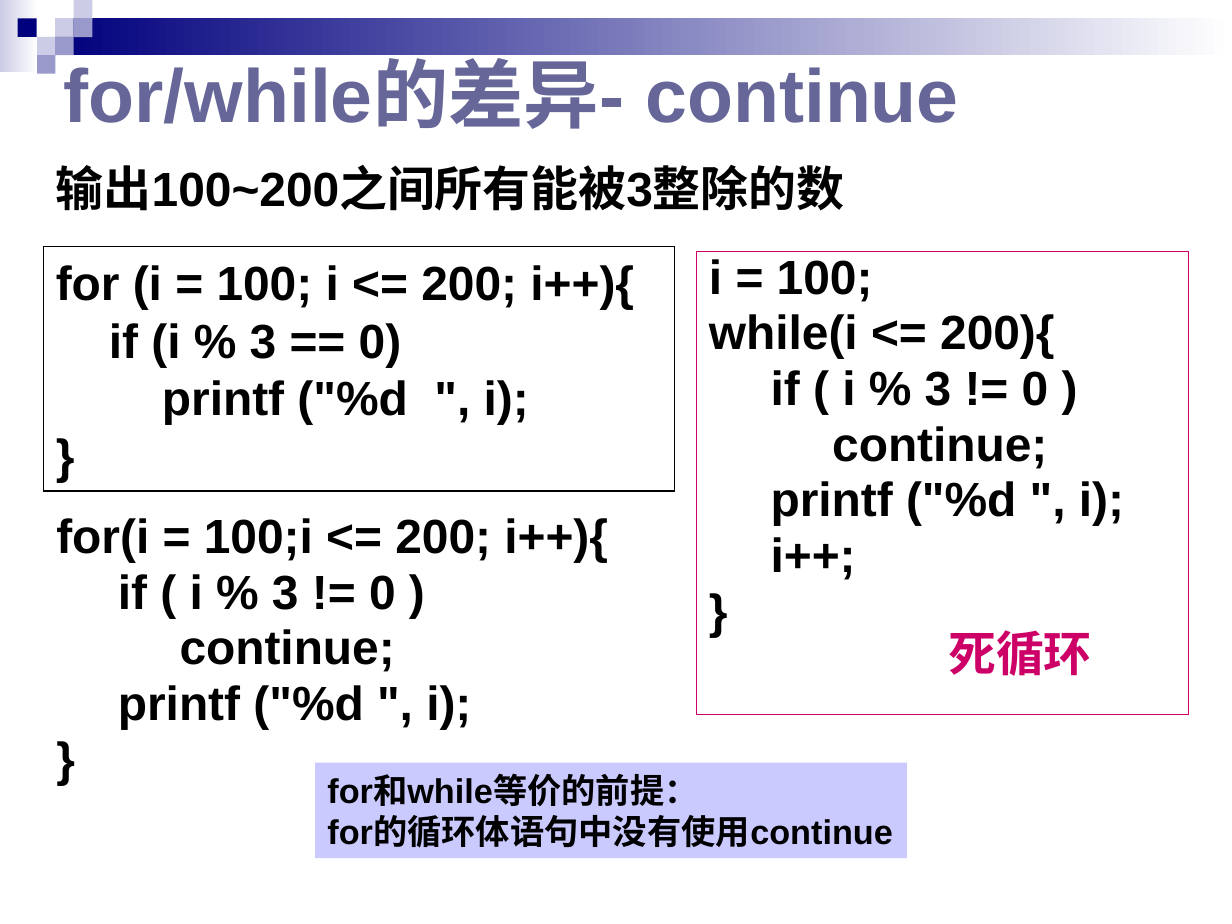
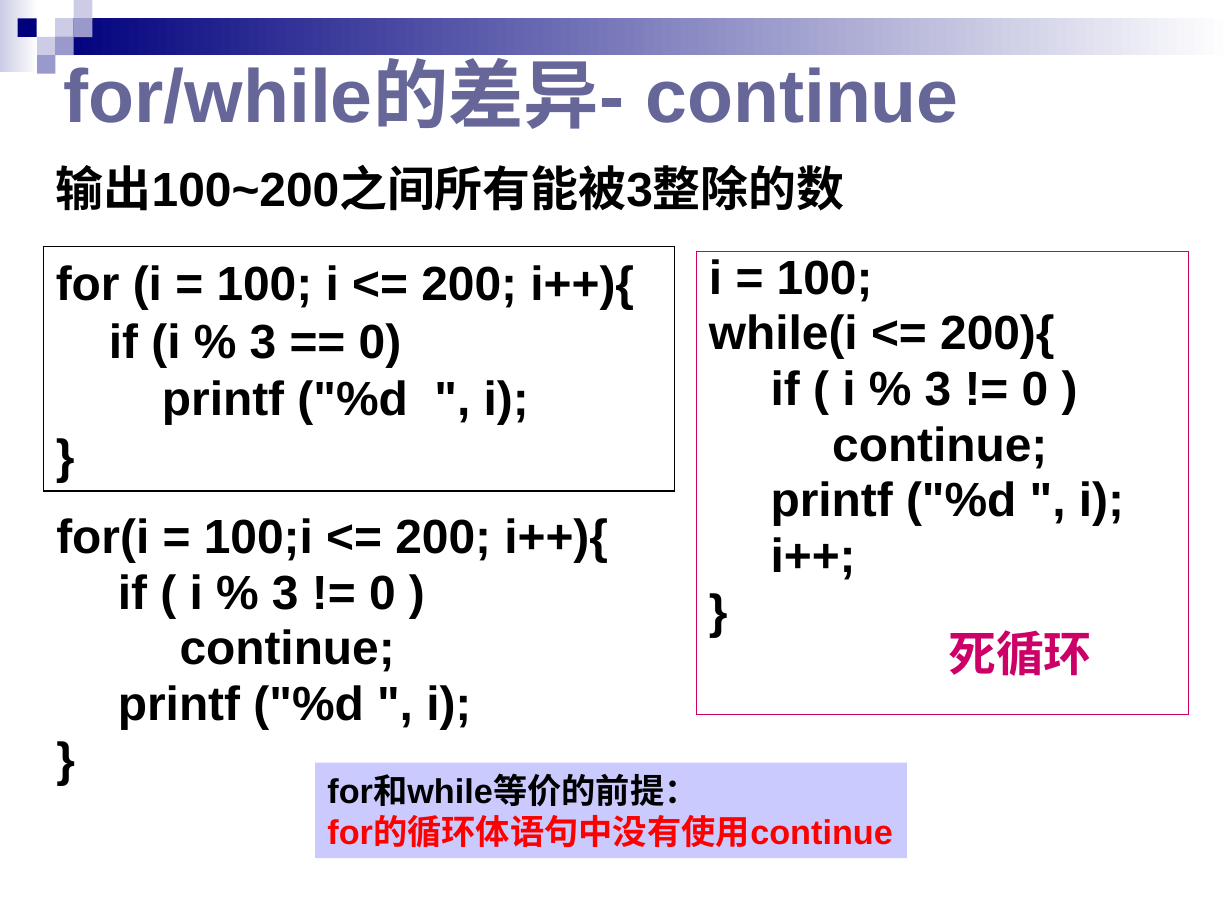
Before and after one commit to BruceY-rgb/sixingyangteaching-mkdocs, a slide deck: slide 29 of day4/chap04循环结构.pptx. Drawn at 1232x924 pixels with LibreOffice and Linux fonts; fonts in the diff are those of the drawing. Boxes give left, top, right and bottom in pixels: in the first picture for what was removed or moved away, otherwise in the second. Text is boxed around its words. In the diff, an @@ line names an element or a change of style, - is before the commit and + after.

```diff
--- a/day4/chap04循环结构.pptx
+++ b/day4/chap04循环结构.pptx
@@ text in rectangle at box(327, 816, 893, 848): text colour #000000 to #FF0000 in "for的循环体语句中没有使用continue" @@
```
Also in this commit, not shown: 1 other slide changed, 34 other files.
